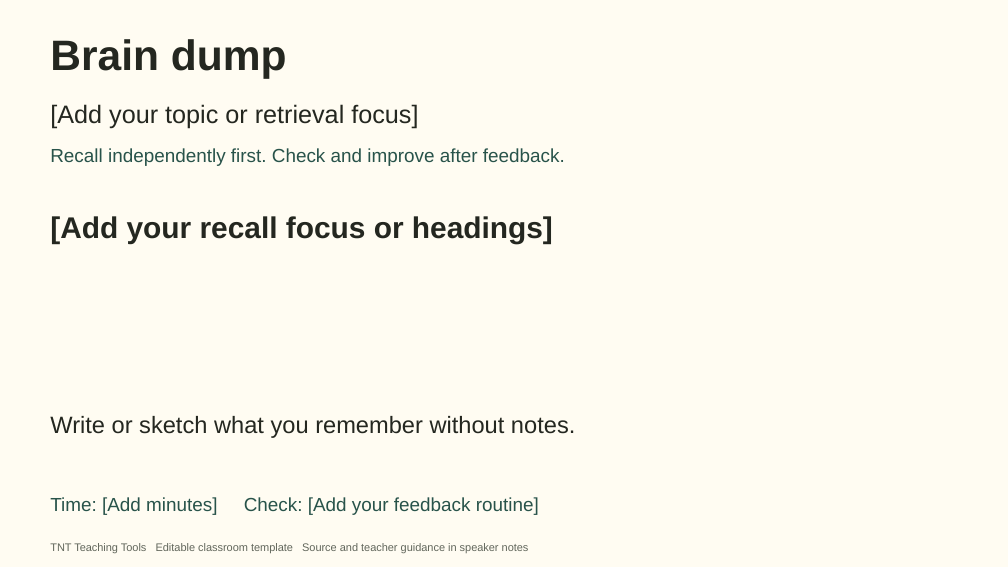
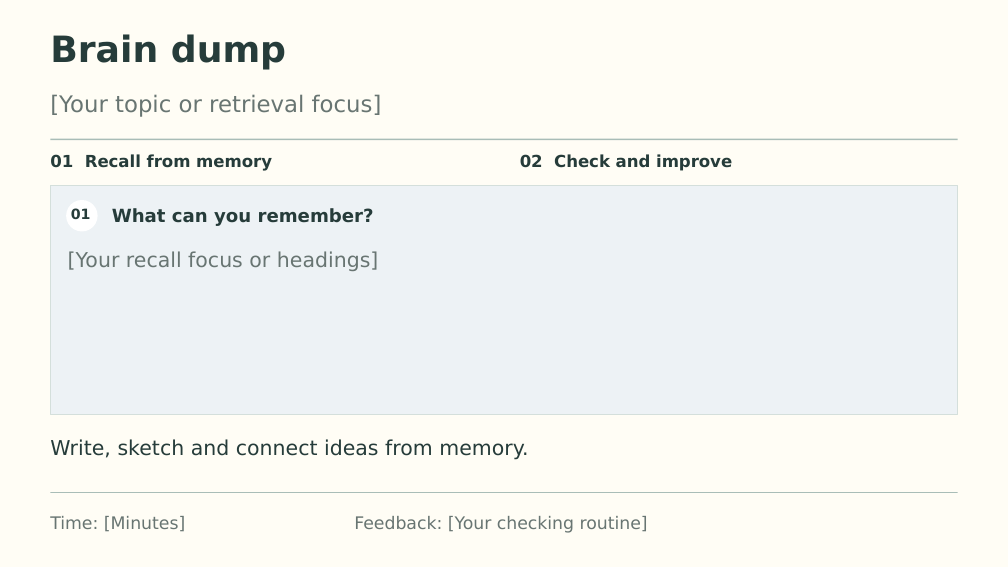
Before and after one commit to tnt-teaching-tools/cold-call-classroom, a slide deck: slide 1 of public/retrieval-powerpoint-templates.pptx. Drawn at 1008x567 pixels with LibreOffice and Linux fonts; fonts in the diff are those of the drawing. Boxes give left, top, right and bottom in pixels: in the first picture for what was removed or moved away, otherwise in the second. Text is boxed around its words. In the diff, an @@ line names an element or a change of style, - is before the commit and + after.

Commit message:
Refresh unbranded retrieval templates and link readable research summaries

```diff
--- a/public/retrieval-powerpoint-templates.pptx
+++ b/public/retrieval-powerpoint-templates.pptx
@@ background #FFFCF2 to #FFFDF5 @@
@@ text "Brain dump" at [50, 34, 286, 70]: size 40.5 to 34.5 pt, font Arial to DejaVu Sans, text colour #242720 to #263C3A @@
@@ text at [50, 94, 382, 117]: text changed; size 24 to 21.8 pt; font Arial to DejaVu Sans; text colour #242720 to #687572 @@
-[Add your topic or retrieval focus]
+[Your topic or retrieval focus]
@@ rectangle added at [51, 138, 958, 140], fill #A9BDB7 @@
@@ text added at [50, 154, 272, 171], 15.8 pt, text #263C3A, bold @@
+01 Recall from memory
@@ text at [520, 154, 732, 171]: text changed; size 18 to 15.8 pt; font Arial to DejaVu Sans; text colour #28534A to #263C3A; bold on @@
-Recall independently first. Check and improve after feedback.
+02 Check and improve
@@ rectangle added at [51, 186, 958, 414], fill #EDF2F5, outline #D4DFDB 0.75 pt @@
@@ ellipse added at [67, 200, 98, 232], fill #FFFFFF @@
@@ text added at [71, 208, 91, 219], 13.5 pt, text #263C3A, bold @@
+01
@@ text added at [112, 208, 374, 226], 17.2 pt, text #263C3A, bold @@
+What can you remember?
@@ text at [68, 251, 379, 271]: text changed; size 28.5 to 19.5 pt; font Arial to DejaVu Sans; text colour #242720 to #687572; bold off @@
-[Add your recall focus or headings]
+[Your recall focus or headings]
@@ text at [50, 439, 528, 460]: text changed; size 22.5 to 19.5 pt; font Arial to DejaVu Sans; text colour #242720 to #263C3A @@
-Write or sketch what you remember without notes.
+Write, sketch and connect ideas from memory.
@@ text removed at [50, 497, 539, 515] @@
-Time: [Add minutes] Check: [Add your feedback routine]
@@ rectangle added at [51, 492, 958, 493], fill #A9BDB7 @@
@@ text added at [50, 516, 185, 532], 16.5 pt, text #687572 @@
+Time: [Minutes]
@@ text added at [354, 516, 648, 533], 16.5 pt, text #687572 @@
+Feedback: [Your checking routine]
@@ text removed at [50, 543, 529, 553] @@
-TNT Teaching Tools Editable classroom template Source and teacher guidance in speaker notes
```
Also in this commit, not shown: 12 other slides changed, 1 slide added, 1 slide removed, 42 other files.
